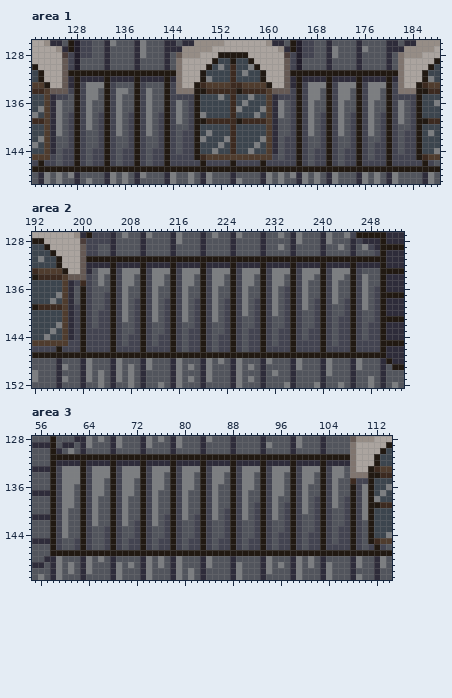
Pixel-art file: art/sakala.aseprite. Above, as it was before the edit.
300x300 pixels, 1 frame. Colours within 5 levels of each other are drawn and written as one. Shown: area 1: x 121..188, y 126..149; area 2: x 192..253, y 127..152; area 3: x 55..114, y 128..151.
Once edited:
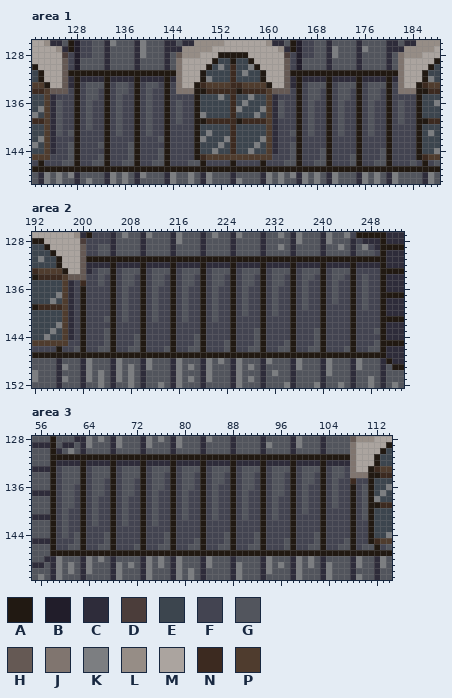
Palette (. is transparent): A #211912  B #211d2a  C #2e2c3a  D #4b3d3a  E #3c454e  F #434451  G #52555d  H #655954  J #80756f  K #7c7e81  L #968d86  M #aba49f  N #3c2a20  P #4f3c2e
The commit says: Less shine
Change:
Changed rows in their new state; - is an unchanged pixel.
Area 1, layer "Maja":
first column x 125:
133 -----GGG----F----F------------------------GGG--GGG--GGG-----
134 -----GGF--GGF--GFF------------------------GGF--GGF--GGF-----
135 --F--GGF--GFF--GFF------------------------GGF--GGF--GGF-----
136 GFF--GFF--GFF--GFF--GF---------------GF---GFF--GFF--GFF--GF-
137 GFF--GFF--GFF--GFF--GF---------------GF---GFF--GFF--GFF--GF-
138 GF---GF---GF---GF---GF---------------GF---GF---GF---GF---GF-
139 GF---GF---GF---GF---GF---------------FF---GF---GF---GF---GF-
140 GF---GF---GF---GF---FF---------------FF---GF---GF---GF---FF-
141 GFG--FF---GF---GF---F----------------FFG--GF---GF---GF---F--
142 FF---FF---FF---FFG--F----------------F----FF---FF---FF---F--
143 FFG--FFG--FFG--FF---F----------------F-G--FF---FF---F----F--
144 F-G--F----F-G--F-G--F----------------F-G--F-G--F----F-G--F--
145 F-G--F-G--F-G--F-G-------------------F-G--F-G--F-G--F-G-----
146 FGG--FGG--FGG--FGG----GG--------------GG--FGG--F-G---GG----G
Area 2, layer "Maja":
first column x 199:
133 ---FGG--GGG--GGG--GGG--GGG--GGG--GGG--GGG--GGG--FFF
134 ---FGF--GGF--GGF--GGF--GGF--GGF--GGF--GGF--GGF--GFF
135 ---FGF--GGF--GGF--GGF--GGF--GGF--GGF--GFF--GFF--GFF
136 F--FFF--GFF--GFF--GFF--GFF--GFF--GF---GFF--GFF--GF-
137 F--FF---GFF--GFF--GFF--GFF--GFF--GF---GFF--GFF--GF-
138 F--FF---GF---GF---GF---GF---GF---GF---GF---GF---GF-
139 ---FF---GF---GF---GF---GF---GF---GF---GF---FF---GF-
140 ---F----GF---GF---GF---GF---GF---GF---FF---FF---FF-
141 ---F-G--GF---GF---GF---GF---FF---FF---FF---F----FF-
142 ---F----FF---FF---FF---FF---FF---FF---FF---F----F--
143 -----G--FF---FF---F----FF---F-G--F----F-G--F----F-G
144 -----G--F-G--F----F-G--F----F-G--F----F-G--F----F--
145 -----G--F-G--F----F-G--F-G--F-G--F-G----G--F------G
146 G---GG---GG----G--FGG--F-G--FGG---GG---GG----G---GG
Area 3, layer "Maja":
first column x 60:
133 GGG--GGG--GGG--GGG--GGG--GGG--GGG--GGG--GGG--GGF----
134 GGG--GGG--GGG--GGF--GGF--GGF--GGF--GGF--GGF--GGF----
135 GGG--GGF--GGF--GGF--GGF--GGF--GGF--GGF--GGF--GFF----
136 GGF--GGF--GGF--GGF--GGF--GFF--GGF--GGF--GFF--GFF--G-
137 GGF--GGF--GGF--GFF--GFF--GFF--GFF--GGF--GFF--GFF--G-
138 GGF--GFF--GFF--GFF--GFF--GFF--GFF--GFF--GF---GF---G-
139 GGF--GFF--GFF--GFF--GFF--GFF--GF---GF---GF---GF---G-
140 GFF--GFF--GFF--GFF--GFF--GF---GF---GF---GF---FF---G-
141 GFF--GFF--GFF--GF---GF---GF---GF---GF---FF---FF---G-
142 GFF--GFF--GF---GF---FF---FF---FF---FF---FF---FF---F-
143 GFF--FF---FF---FF---FF---FF---FF---FF---FF---F----F-
144 GF---FFG--FF---FFG--FF---FFG--FFG--F----F-G--F----F-
145 FFG--FFG--F----F-G--F-G--F-G--F-G--F-G--F-G--F-G--F-
146 F-G--F-G--F-G--FGG--FGG--FGG--FGG--F-G--FGG---GG---G
Where, in picture pixels (left, top, right, bottom), the same in both pictures:
changed: (56, 82, 200, 166)
changed: (278, 82, 416, 166)
changed: (74, 268, 380, 352)
changed: (62, 466, 374, 550)
